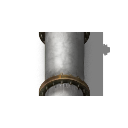
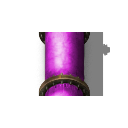
Layer changes from the first 128 x 128 image to the second:
pixels changed over [44, 32, 85, 96] (layer not identified)
